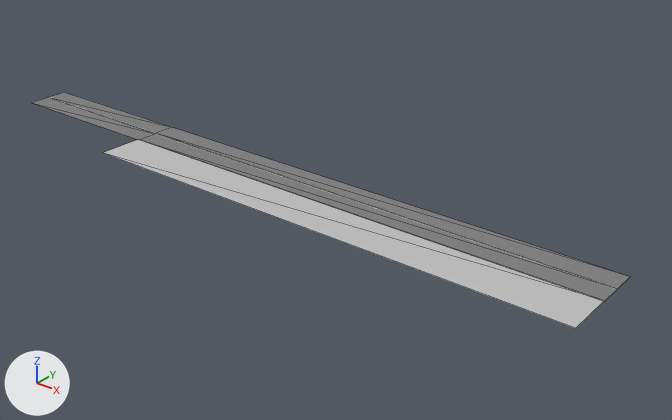
Before and after pictures for a commit that changed the glTF model assets/districts/estepa/road_estepa.glb.
Rendered twice from a 50 mm lens placed at (156.3, -103.1, 61.2), pointed at (70.9, 3.6, -5.0). Arrows for +X, +Y and +Z are at lower left; the lights stay in place. The picture after the commit comes second. Mesh edges are drawn as thin lines. Objects named as collision shapes, trigger or cutter boxes, shadow casters or lower levels of detail are left out. Vertices at exactly the same position are counted once.
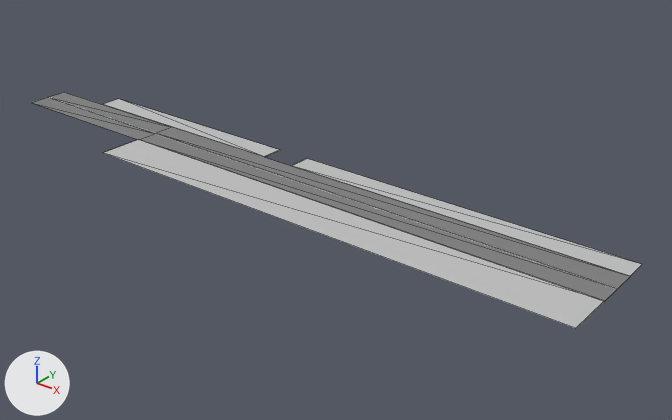
Boxes (x1, y1, x2, y2) around the edits, measured in the pictures (672 x 420 px):
```json
{"object": "Plane", "change": "reshaped", "before": [31, 92, 629, 328], "after": [31, 92, 642, 328]}
{"part": 1, "of": "me_plane", "change": "added", "after": [102, 99, 642, 277]}
```

The change, as JSON lines over the scene's bpy script:
```json
{"block": "me_plane", "where": "# used by ob_plane; location = (0.0, 0.0, 0.0)"}
{"block": "me_plane", "where": "# verts and faces of me_plane; kept vertices keep their numbers, new ones are numbered from 16"}
{"block": "me_plane", "where": "# before: 1 (120.0, 4.0, 0.0) at pixel (630, 276)"}
{"op": "remove", "block": "me_plane", "code": "me_plane.from_pydata(...)  # 16 vertices, 16 faces; spans x 0.0..120.0, y -12.0..4.0, z 0.0..0.1"}
{"op": "add", "block": "me_plane", "code": "me_plane.from_pydata(...)  # 30 vertices, 30 faces; spans x 0.0..120.0, y -12.0..8.0, z 0.0..0.1"}
{"block": "me_plane", "change": "me_plane part 1"}
{"op": "add", "block": "me_plane", "code": "verts[16] = (120.0, 4.0, 0.1)  # pixel (630, 276)"}
{"op": "add", "block": "me_plane", "code": "verts[17] = (61.0, 4.0, 0.1)  # pixel (290, 165)"}
{"op": "add", "block": "me_plane", "code": "verts[18] = (55.0, 4.0, 0.1)  # pixel (264, 156)"}
{"op": "add", "block": "me_plane", "code": "verts[19] = (12.0, 4.0, 0.1)  # pixel (102, 104)"}
{"op": "add", "block": "me_plane", "code": "verts[20] = (61.0, 4.0, 0.0)  # pixel (290, 166)"}
{"op": "add", "block": "me_plane", "code": "verts[21] = (55.0, 4.0, 0.0)  # pixel (264, 157)"}
{"op": "add", "block": "me_plane", "code": "for new, old in zip([*range(22, 28)], [*range(16, 22)]): verts[new] = verts[old] + (0.0, 4.0, 0.0)"}
{"op": "add", "block": "me_plane", "code": "verts[28] = (12.0, 4.0, 0.0)  # pixel (102, 104)"}
{"op": "add", "block": "me_plane", "code": "faces += [(17, 22, 23), (16, 22, 17), (18, 24, 25), (18, 25, 19), (17, 26, 20), (17, 23, 26)]  # mat_sidewalk (light grey #bfbfbf)"}
{"op": "add", "block": "me_plane", "code": "faces += [(1, 16, 17), (1, 17, 20), (18, 27, 24), (18, 21, 27), (18, 28, 21), (18, 19, 28)]  # mat_sidewalk (light grey #bfbfbf)"}
{"block": "me_plane", "change": "other edits to the shape of me_plane do not show in these pictures"}
```
